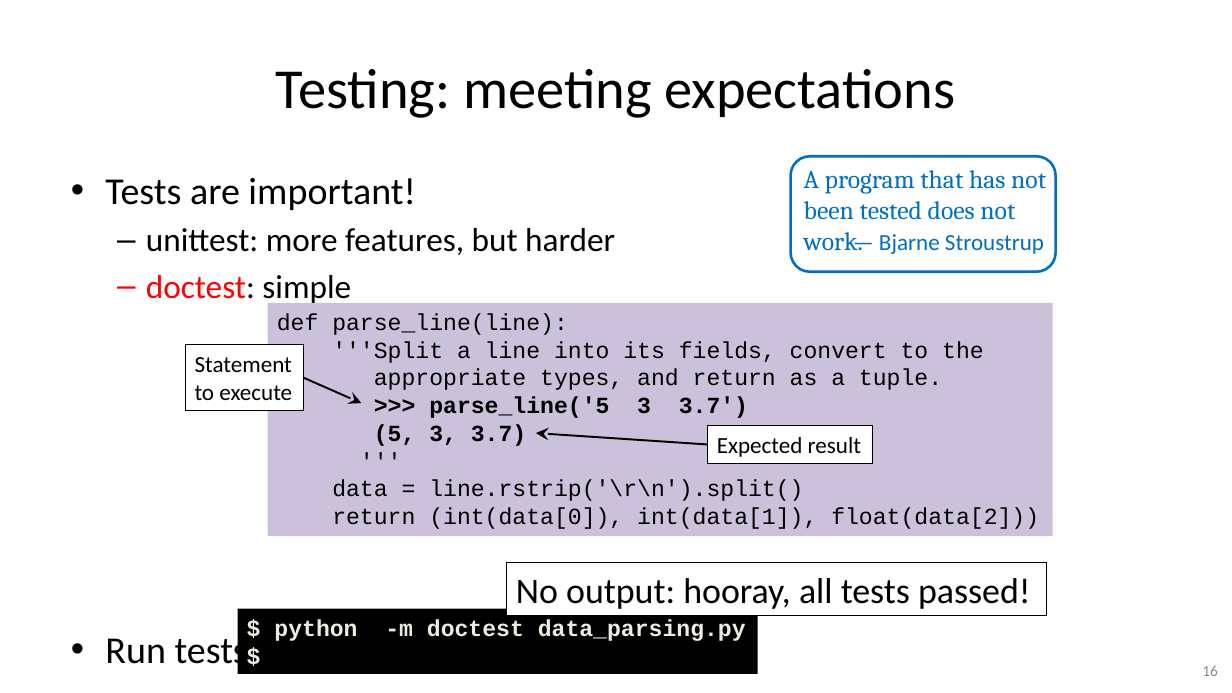
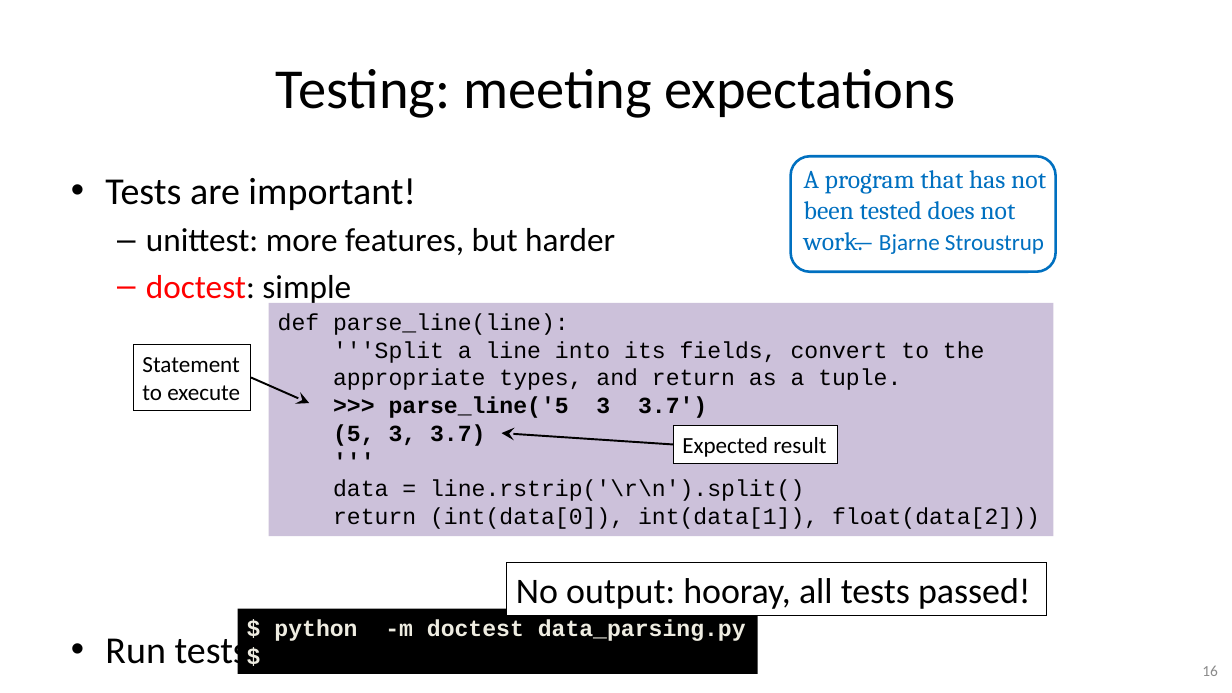
Before and after one commit to gjbex/Python-software-engineering, a slide deck: slide 16 of python_software_engineering.pptx. Drawn at 1232x693 pixels with LibreOffice and Linux fonts; fonts in the diff are those of the drawing. Boxes give left, top, right and bottom in pixels: in the first picture for what was removed or moved away, otherwise in the second. Text is boxed around its words. In the diff, an @@ line names an element or a change of style, - is before the commit and + after.

Commit message:
Improve formatting, fix documentation formatting

```diff
--- a/python_software_engineering.pptx
+++ b/python_software_engineering.pptx
@@ rectangle "def parse_line(line): '''Split a line ..." at [269, 303, 1054, 536]: bold on in "'''" @@
@@ rectangle "Statement to execute": place and size @@
-rectangle "Statement to execute" at [186, 345, 303, 410]
+rectangle "Statement to execute" at [133, 345, 250, 410]
@@ arrow moved from (303, 378) - (361, 403) to (251, 378) - (310, 403) @@
@@ arrow moved from (708, 445) - (536, 433) to (674, 445) - (502, 433) @@
@@ rectangle "Expected result": place and size @@
-rectangle "Expected result" at [708, 426, 872, 463]
+rectangle "Expected result" at [674, 426, 838, 463]
```
Also in this commit, not shown: 6 other slides changed.
